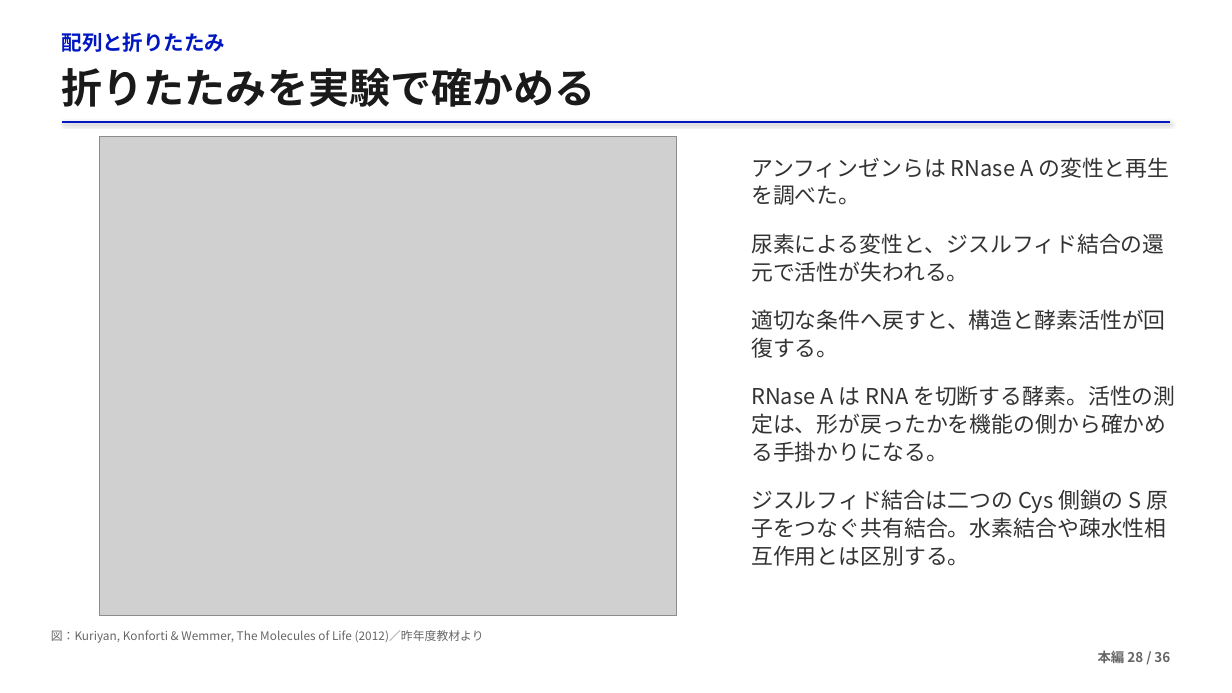
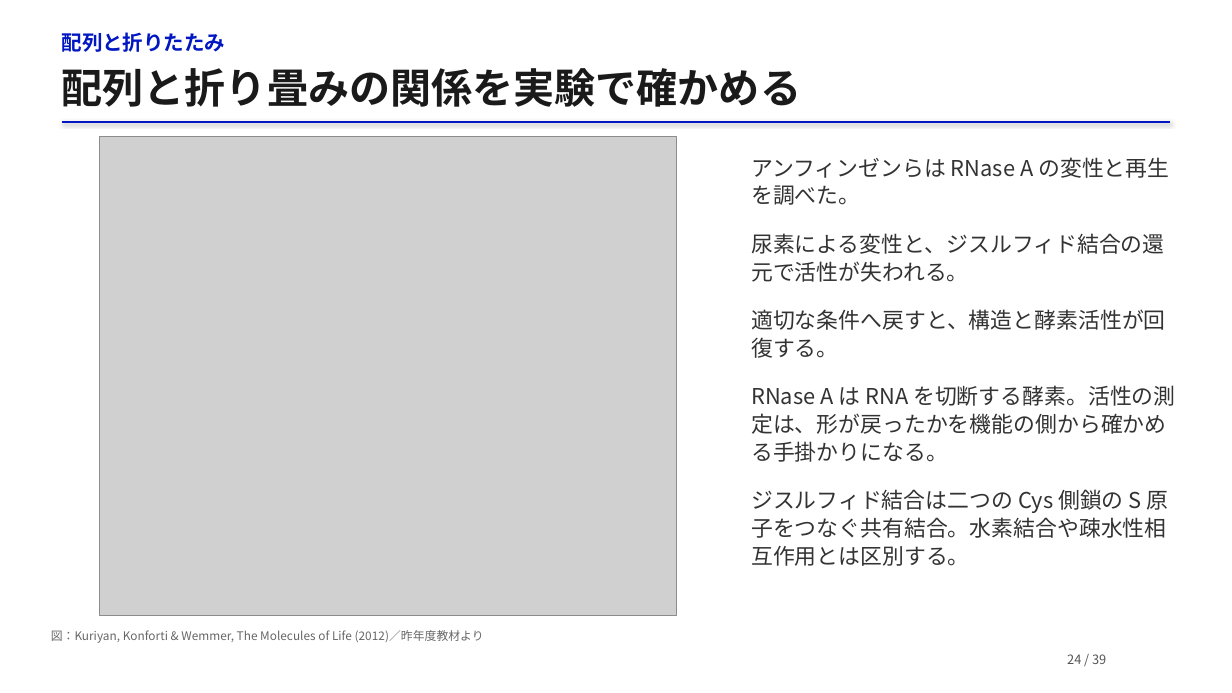
Before and after one commit to matsunagalab/lecture_bioinfo, a slide deck: slide 24 of 03_タンパク質構造の基礎/03_タンパク質構造の基礎.pptx (slide 28 before the commit). Drawn at 1232x693 pixels with LibreOffice and Linux fonts; fonts in the diff are those of the drawing; grey boxes stand for pictures. Boxes give left, top, right and bottom in pixels: in the first picture for what was removed or moved away, otherwise in the second. Text is boxed around its words. In the diff, an @@ line names an element or a change of style, - is before the commit and + after.

```diff
--- a/03_タンパク質構造の基礎/03_タンパク質構造の基礎.pptx
+++ b/03_タンパク質構造の基礎/03_タンパク質構造の基礎.pptx
@@ text at (62, 68, 801, 107): text changed @@
-折りたたみを実験で確かめる
+配列と折り畳みの関係を実験で確かめる
@@ text added at (1067, 654, 1106, 664), 10 pt, text #555555 @@
+24 / 39
@@ text removed at (1098, 650, 1170, 663) @@
-本編 28 / 36
```
Also in this commit, not shown: 23 other slides changed, 17 slides added, 14 slides removed, 2 other files.
